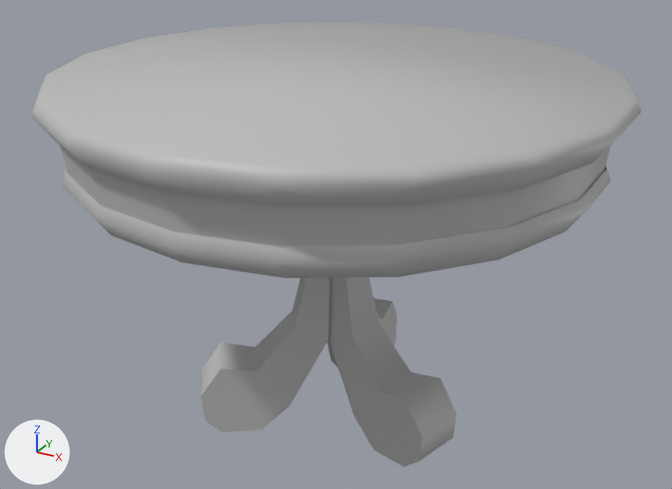
Before and after pictures for a commit that changed the FBX model Major Production - Team 1 Project - AIE/Assets/Models/Table/obj_table.fbx.
Both versions are drawn from a 50 mm lens placed at (0.288, -1.968, 1.543), pointed at (-0.828, 0.061, 0.528). Lighting does not change. The marker at lower left points along +X, +Y and +Z. Where no turn or scale is listed for an object, it has been applied to the vertices.

Script lines for the objects in view, before the commit:
```python
mat_shd_table = principled_material('shd_table')
mat_shd_table.base_color = (0.5, 0.5, 0.5)  # grey #bcbcbc
me_mesh = bpy.data.meshes.new('Mesh')
me_mesh.from_pydata(...)  # 396 vertices, 315 faces; spans x -0.724..0.724, y -0.734..0.734, z -0.503..0.503
me_mesh.materials.append(mat_shd_table)  # grey #bcbcbc
ob_geo_table = bpy.data.objects.new('geo_table', me_mesh)
ob_geo_table.location = (-0.822, 0.048, 0.495)
```
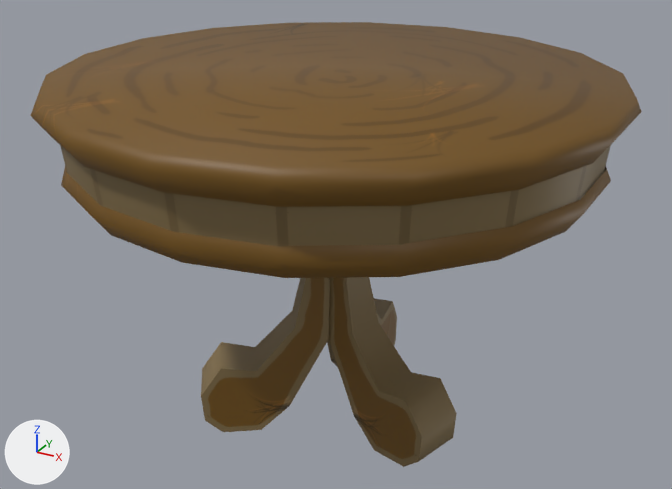
Patch to the scene script:
```diff
--- a/Major Production - Team 1 Project - AIE/Assets/Models/Table/obj_table.fbx.py
+++ b/Major Production - Team 1 Project - AIE/Assets/Models/Table/obj_table.fbx.py
@@ img_tex_table_tga @@
+img_tex_table_tga = load_image('tex_table.tga', '_unpacked/tex_table.tga', 1024, 1024, 'sRGB')
@@ mat_shd_table @@
 mat_shd_table = principled_material('shd_table')
-mat_shd_table.base_color = (0.5, 0.5, 0.5)  # grey #bcbcbc
+mat_shd_table.texture = img_tex_table_tga
@@ me_mesh @@
 me_mesh.from_pydata(...)  # 396 vertices, 315 faces; spans x -0.724..0.724, y -0.734..0.734, z -0.503..0.503
 # used by ob_geo_table; location = (-0.822, 0.048, 0.495)
+# me_mesh part 1: texture (UV) coordinates of 315 of 315 faces, centred in x -0.717..0.717, y -0.701..0.701, z -0.503..0.503, changed; they spanned u 0.02..0.96, v 0.28..0.97 and now span u 0.01..0.99, v 0.02..0.96
 me_mesh.materials.append(mat_shd_table)
```

Where the change shows, as pixel boxes (x1, y1, x2, y2) in the pictures (672 x 489 px):
'geo_table', surface changed (grey to brown)
    both: (31, 22, 641, 467)
